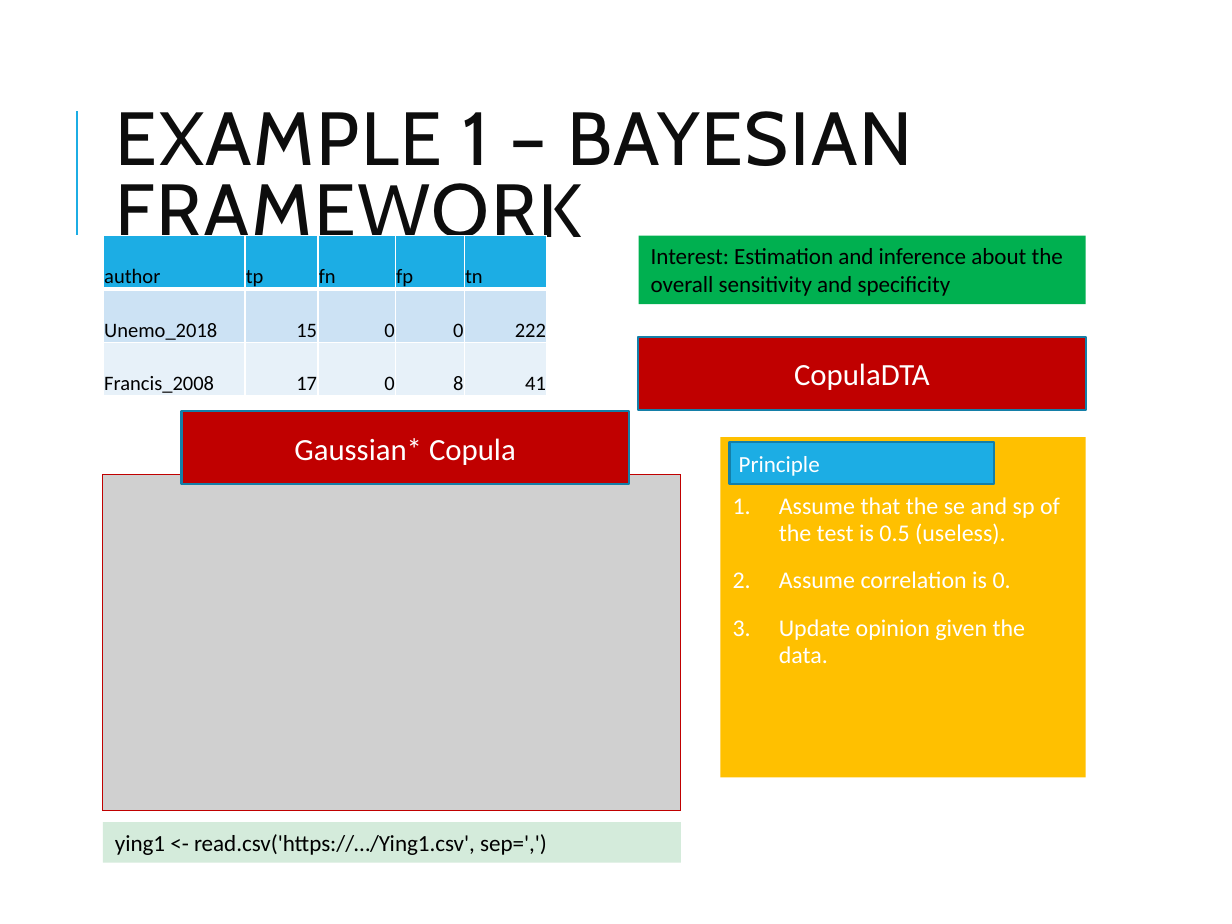
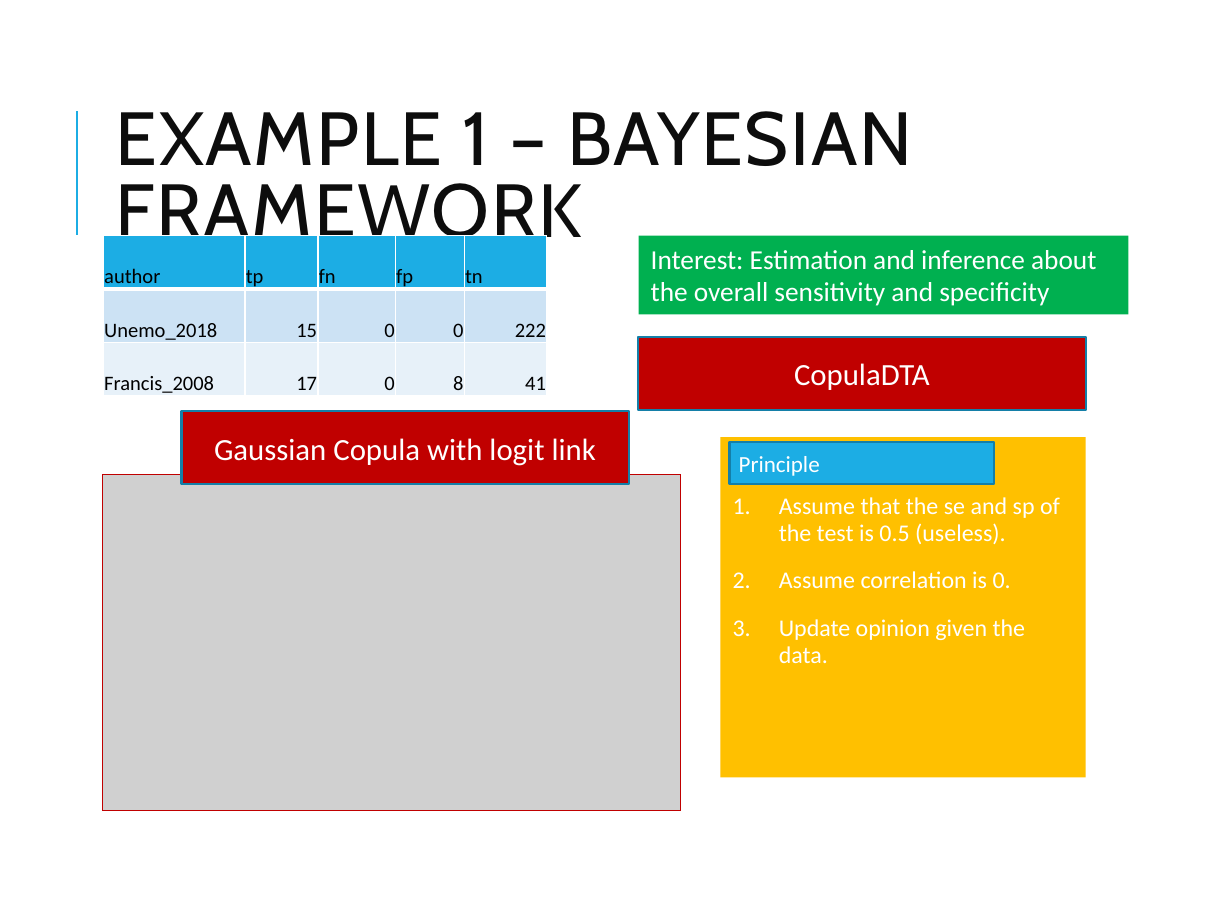
Before and after one commit to VNyaga/ESMARConf2023, a slide deck: slide 15 of PPT/ESMAR.pptx (slide 14 before the commit). Drawn at 1232x924 pixels with LibreOffice and Linux fonts; fonts in the diff are those of the drawing; grey boxes stand for pictures. Boxes give left, top, right and bottom in pixels: in the first picture for what was removed or moved away, otherwise in the second. Text is boxed around its words. In the diff, an @@ line names an element or a change of style, - is before the commit and + after.

```diff
--- a/PPT/ESMAR.pptx
+++ b/PPT/ESMAR.pptx
@@ rectangle "Interest: Estimation and inference about ...": place and size @@
-rectangle "Interest: Estimation and inference about ..." at [638,235,1085,304]
+rectangle "Interest: Estimation and inference about ..." at [638,235,1129,314]
@@ rectangle "Interest: Estimation and inference about ..." at [638,235,1129,314]: size 13.5 to 16 pt, text colour #000000 to #FFFFFF @@
@@ text in rectangle at [214,438,596,466]: text changed @@
-Gaussian* Copula
+Gaussian Copula with logit link
@@ rectangle removed at [102,822,680,862] @@
-ying1 <- read.csv('https://…/Ying1.csv', sep=',')
```
Also in this commit, not shown: 11 other slides changed, 6 slides added, 2 other files.
